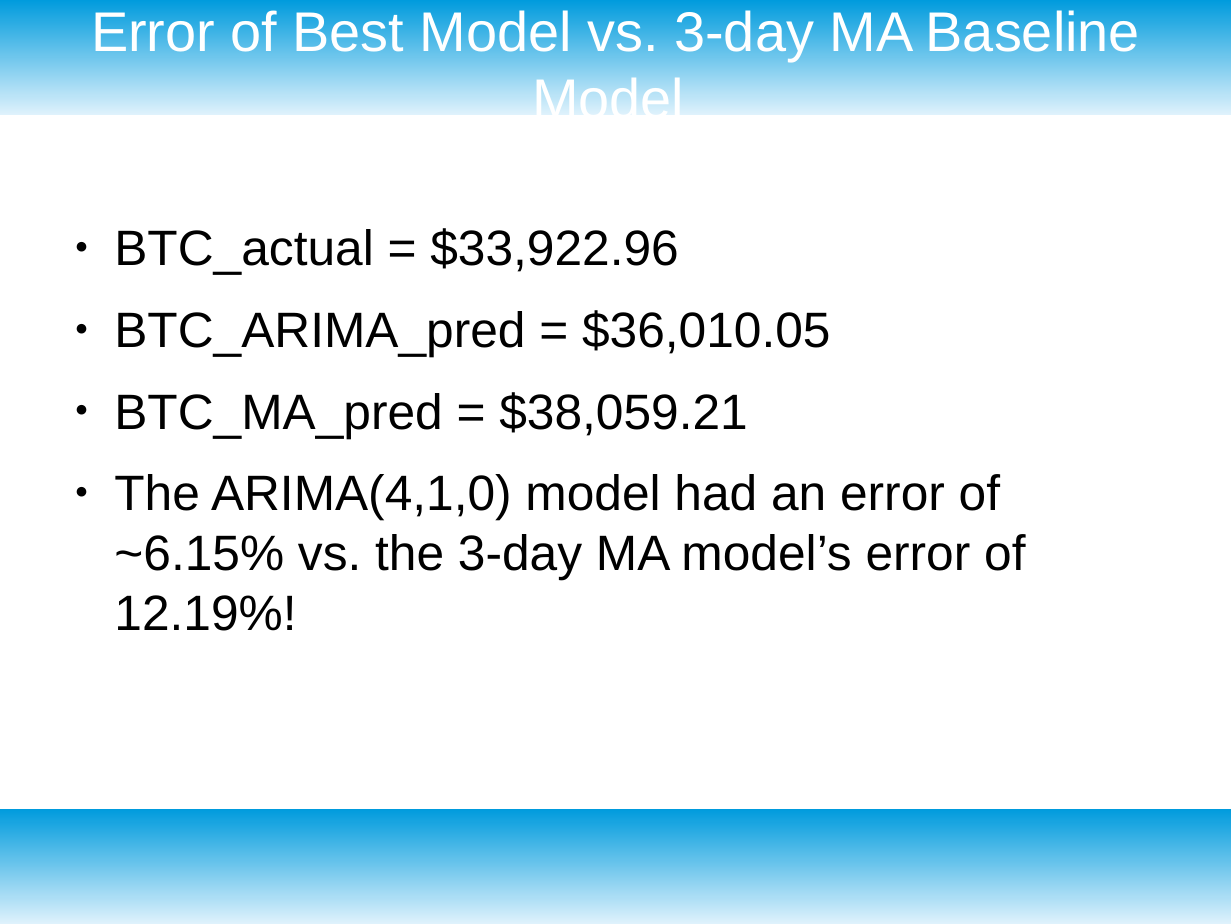
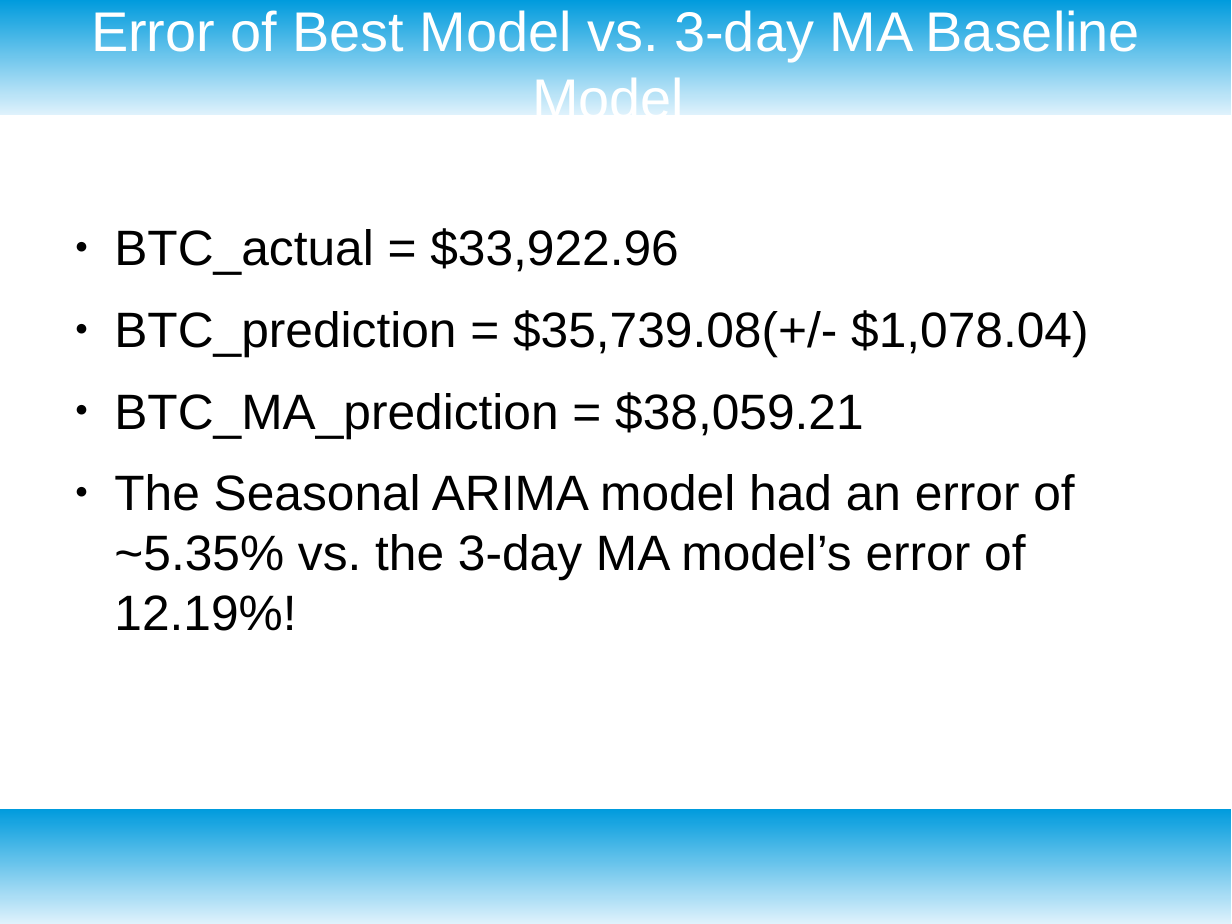
Before and after one commit to Johnson202/Bitcoin-Predictor-Model, a slide deck: slide 18 of Presentation.odp (slide 16 before the commit). Drawn at 1232x924 pixels with LibreOffice and Linux fonts; fonts in the diff are those of the drawing. Boxes give left, top, right and bottom in pixels: in the first picture for what was removed or moved away, otherwise in the second. Text is boxed around its words. In the diff, an @@ line names an element or a change of style, - is before the commit and + after.

```diff
--- a/Presentation.odp
+++ b/Presentation.odp
@@ text at (114,310,1088,631): text changed @@
-● BTC_ARIMA_pred = $36,010.05
-● BTC_MA_pred = $38,059.21
-● The ARIMA(4,1,0) model had an error of ~6.15% vs. the 3-day MA model’s error of 12.19%!
+● BTC_prediction = $35,739.08(+/- $1,078.04)
+● BTC_MA_prediction = $38,059.21
+● The Seasonal ARIMA model had an error of ~5.35% vs. the 3-day MA model’s error of 12.19%!
```
Also in this commit, not shown: 7 other slides changed, 2 slides added, 2 other files.
